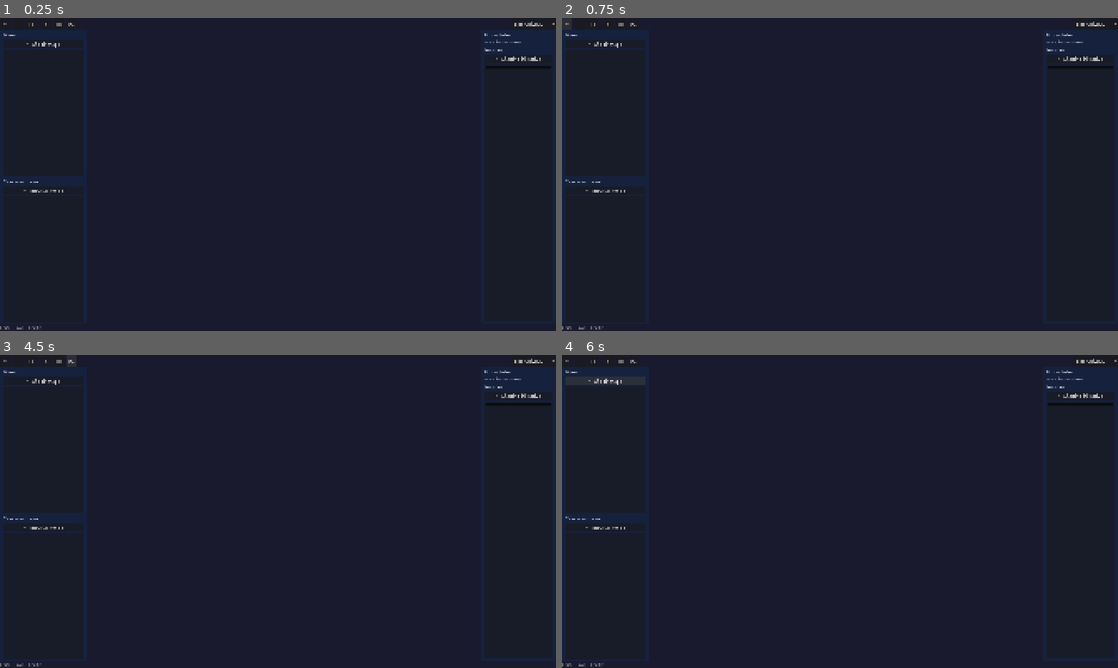
Above: before the commit, frames 1-4 (two rows, left to right).
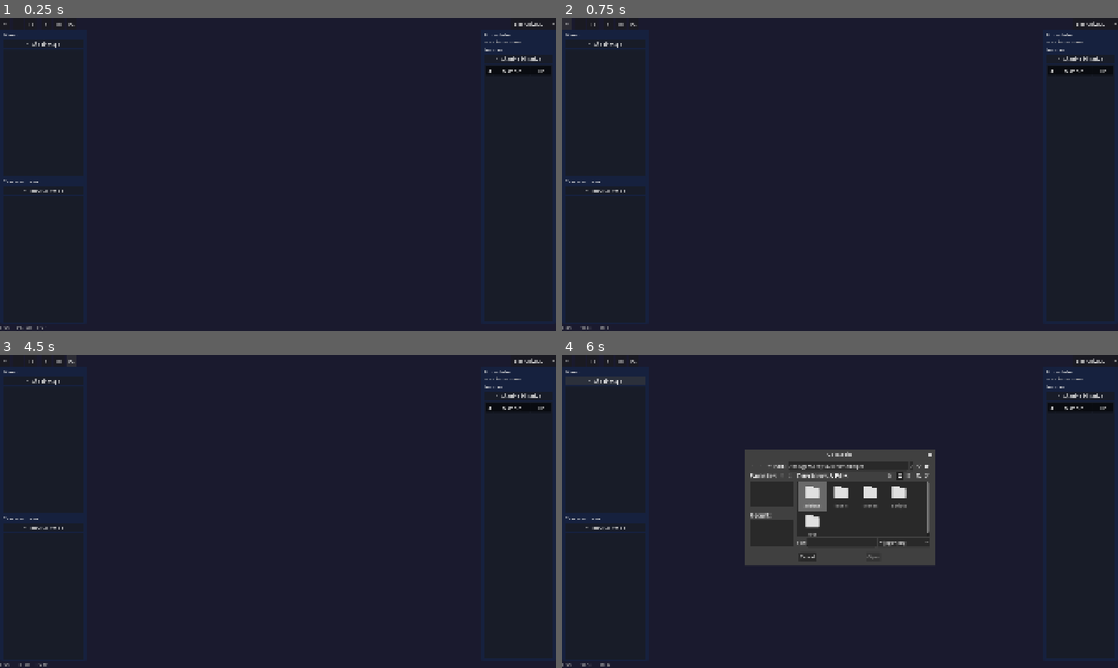
Above: after the commit, the same moments.

Repository: DEVizzent/BattleMapToolkit
Game: Godot game, scene res://scenes/ui/dm_window.tscn
Same seed, same stepped clock (60 frames per second), same inputs: the game is played once before the commit and once after it. This scene is started directly instead of the project's main scene.
Inputs:
- Up to frame 1 (0.25 s): no input
- Up to frame 2 (0.75 s): click "+" at 0.5 s
- Up to frame 3 (4.5 s): click "-" at 1.25 s; click "[ ]" at 2 s; click "#" at 2.75 s; click "M" at 3.5 s; click "FX" at 4.25 s
- Up to frame 4 (6 s): click "Sincronizado" at 5 s; click "+ Añadir mapa" at 5.75 s

The runs differ from the first frame. In frame 1, less than 0.1% of the frame differs, in the area x 3-98%, y 16-100%; in frame 2, less than 0.1%; in frame 3, less than 0.1%; in frame 4, 7.2%.
Error before the commit: Parse Error: Function "_input" has the same name as a previously declared function. (res://scripts/ui/dm_window.gd:150)

Commit message:
test: 9 tests de integracion zoom/pan/coordenadas sobre escena DMWindow real
- test_map_integration.gd: instancia la escena, verifica zoom, limites, cursor fijo, botones, paneo, coordenadas
- fix: Vector2 * Vector2i → casts explicitos en _input y _update_coords_label
- fix: _input duplicado eliminado
- fix: tipo explicito cur_pos en pan delta

Diff:
--- a/scripts/ui/dm_window.gd
+++ b/scripts/ui/dm_window.gd
@@ -60,20 +60,21 @@
 
 func _input(event: InputEvent) -> void:
 	if _is_mouse_over_viewport():
+		var viewport_scale: Vector2 = Vector2(viewport_node.size) / Vector2(map_viewport.size)
 		if event is InputEventMouseButton:
 			if event.button_index == MOUSE_BUTTON_WHEEL_UP:
-				_zoom_at_point(_get_viewport_mouse_pos() * viewport_node.size / map_viewport.size, ZOOM_STEP)
+				_zoom_at_point(_get_viewport_mouse_pos() * viewport_scale, ZOOM_STEP)
 			elif event.button_index == MOUSE_BUTTON_WHEEL_DOWN:
-				_zoom_at_point(_get_viewport_mouse_pos() * viewport_node.size / map_viewport.size, 1.0 / ZOOM_STEP)
+				_zoom_at_point(_get_viewport_mouse_pos() * viewport_scale, 1.0 / ZOOM_STEP)
 			elif event.button_index == MOUSE_BUTTON_MIDDLE:
 				if event.pressed:
 					_panning = true
-					_pan_start = _get_viewport_mouse_pos() * viewport_node.size / map_viewport.size
+					_pan_start = _get_viewport_mouse_pos() * viewport_scale
 					_pan_root_start = map_root.position
 				else:
 					_panning = false
 		if event is InputEventMouseMotion and _panning:
-			var cur_pos := _get_viewport_mouse_pos() * viewport_node.size / map_viewport.size
+			var cur_pos: Vector2 = _get_viewport_mouse_pos() * viewport_scale
 			var delta: Vector2 = cur_pos - _pan_start
 			map_root.position = _pan_root_start + delta
 	if event is InputEventKey and event.pressed:
@@ -142,27 +143,10 @@
 
 
 func _update_coords_label() -> void:
-	var mouse_pos: Vector2 = _get_viewport_mouse_pos() * viewport_node.size / map_viewport.size
+	var viewport_scale: Vector2 = Vector2(viewport_node.size) / Vector2(map_viewport.size)
+	var mouse_pos: Vector2 = _get_viewport_mouse_pos() * viewport_scale
 	var map_coords: Vector2 = (mouse_pos - map_root.position) / map_root.scale.x
 	coords_label.text = "(%d, %d)" % [int(map_coords.x), int(map_coords.y)]
-
-
-func _input(event: InputEvent) -> void:
-	if event is InputEventKey and event.pressed:
-		if event.is_action_pressed("save_session"):
-			_save_session()
-		elif event.is_action_pressed("open_session"):
-			_open_session()
-		elif event.is_action_pressed("new_session"):
-			_new_session()
-		elif event.is_action_pressed("delete_token"):
-			pass  # Fase 7
-		elif event.is_action_pressed("undo"):
-			pass  # Fase 17
-		elif event.is_action_pressed("redo"):
-			pass  # Fase 17
-		elif event.is_action_pressed("tool_measure"):
-			_on_measure_pressed()
 
 
 # ─── Toolbar ──────────────────────────────────────────────
--- /dev/null
+++ b/test/test_map/test_map_integration.gd
@@ -0,0 +1,96 @@
+extends GutTest
+
+var _dm: Control
+
+
+func before_each() -> void:
+	var scene := load("res://scenes/ui/dm_window.tscn")
+	_dm = scene.instantiate()
+	add_child(_dm)
+	await get_tree().process_frame
+	await get_tree().process_frame
+
+
+func after_each() -> void:
+	if _dm:
+		_dm.queue_free()
+
+
+func test_zoom_at_point_changes_scale() -> void:
+	var initial_scale: float = _dm.map_root.scale.x
+
+	_dm._zoom_at_point(Vector2(960, 540), 1.25)
+	assert_gt(_dm.map_root.scale.x, initial_scale, "Zoom in debe aumentar scale")
+	assert_eq(_dm.map_root.scale.x, _dm.map_root.scale.y, "Scale debe ser uniforme")
+
+
+func test_zoom_in_clamped_to_max() -> void:
+	_dm.map_root.scale = Vector2(3.9, 3.9)
+	_dm._zoom_at_point(Vector2(0, 0), 1.25)
+	assert_lte(_dm.map_root.scale.x, 4.0, "Scale no debe superar 4.0")
+
+
+func test_zoom_out_clamped_to_min() -> void:
+	_dm.map_root.scale = Vector2(0.12, 0.12)
+	_dm._zoom_at_point(Vector2(0, 0), 0.8)
+	assert_gte(_dm.map_root.scale.x, 0.1, "Scale no debe bajar de 0.1")
+
+
+func test_zoom_at_point_keeps_cursor_fixed() -> void:
+	_dm.map_root.scale = Vector2(1.0, 1.0)
+	_dm.map_root.position = Vector2(0, 0)
+
+	var screen_pos: Vector2 = Vector2(500, 300)
+	var map_point_before: Vector2 = (screen_pos - _dm.map_root.position) / _dm.map_root.scale.x
+
+	_dm._zoom_at_point(screen_pos, 2.0)
+
+	var map_point_after: Vector2 = (screen_pos - _dm.map_root.position) / _dm.map_root.scale.x
+	assert_almost_eq(map_point_after.x, map_point_before.x, 0.01, "Cursor debe apuntar al mismo punto del mapa tras zoom")
+	assert_almost_eq(map_point_after.y, map_point_before.y, 0.01, "Cursor debe apuntar al mismo punto del mapa tras zoom")
+
+
+func test_zoom_updates_label_and_buttons() -> void:
+	_dm._zoom_at_point(Vector2(0, 0), 4.0)
+	assert_string_contains(_dm.zoom_label.text, "%")
+	assert_true(_dm.zoom_in_btn.disabled, "Boton + desactivado en zoom max")
+	assert_false(_dm.zoom_out_btn.disabled, "Boton - activo en zoom max")
+
+	_dm._zoom_at_point(Vector2(0, 0), 0.025)
+	assert_false(_dm.zoom_in_btn.disabled, "Boton + activo en zoom min")
+	assert_true(_dm.zoom_out_btn.disabled, "Boton - desactivado en zoom min")
+
+
+func test_fit_button_resets_to_fit() -> void:
+	_dm.map_root.scale = Vector2(3.0, 3.0)
+	_dm.map_root.position = Vector2(500, 500)
+	_dm._on_fit_pressed()
+	var new_scale: float = _dm.map_root.scale.x
+	assert_gte(new_scale, 0.0, "Fit debe calcular scale valido")
+
+
+func test_keyboard_pan_moves_map() -> void:
+	_dm.map_root.scale = Vector2(1.0, 1.0)
+	var initial_pos: Vector2 = _dm.map_root.position
+
+	# Simular flecha derecha presionada
+	Input.action_press("pan_right")
+	_dm._process(0.016)
+	var pos_after_pan: Vector2 = _dm.map_root.position
+	assert_ne(pos_after_pan, initial_pos, "El mapa debe haberse movido con pan derecho")
+	Input.action_release("pan_right")
+
+
+func test_coords_label_updates() -> void:
+	_dm.map_root.scale = Vector2(1.0, 1.0)
+	_dm.map_root.position = Vector2(0, 0)
+	_dm._update_coords_label()
+	assert_string_contains(_dm.coords_label.text, "(")
+	assert_string_contains(_dm.coords_label.text, ")")
+
+
+func test_zoom_without_map_texture_works() -> void:
+	_dm.map_sprite.texture = null
+	_dm._zoom_at_point(Vector2(0, 0), 1.25)
+	# No debe crashear aunque no haya textura
+	assert_gte(_dm.map_root.scale.x, 0.0)
